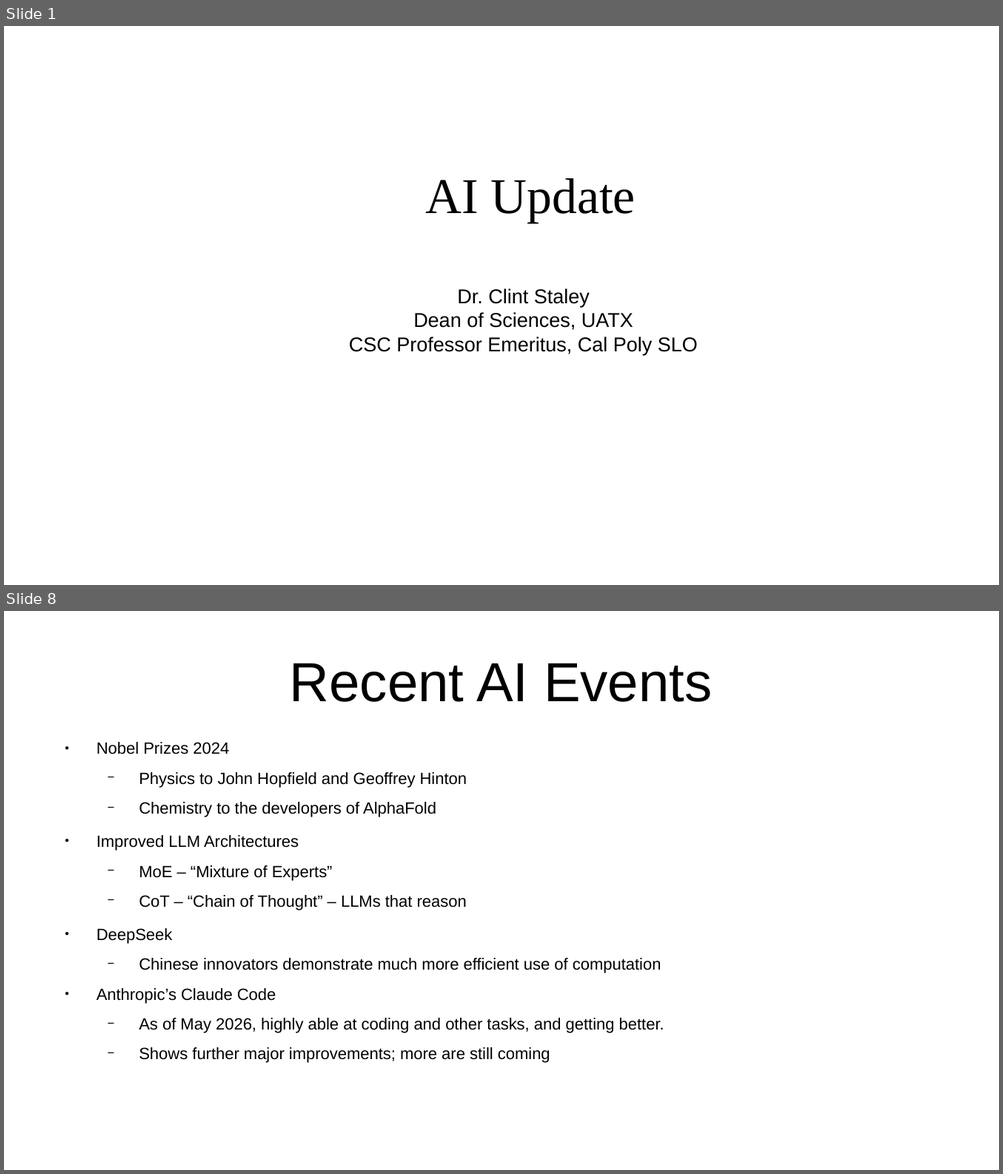
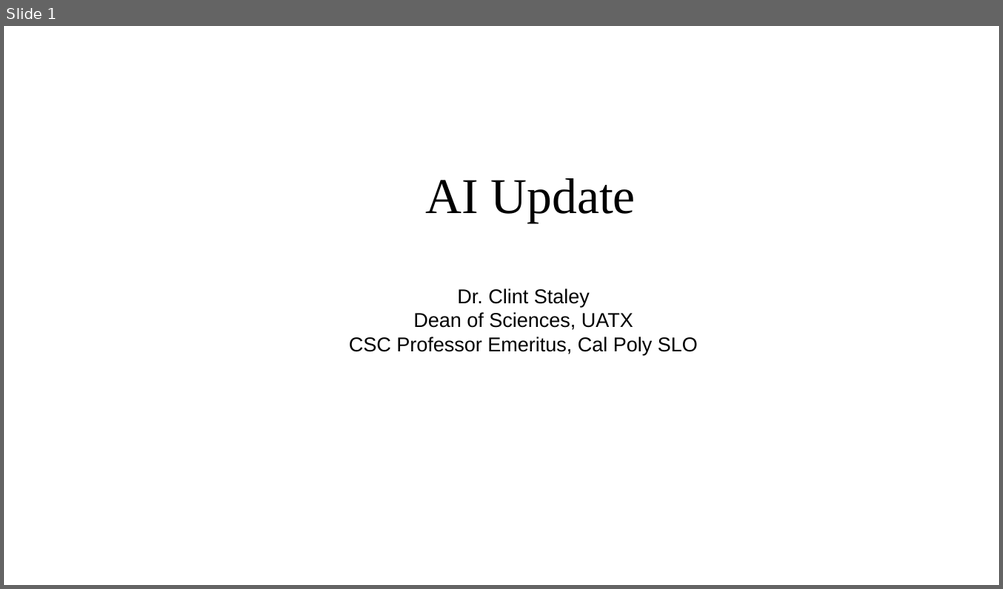
Before and after one commit to ClintStaley/AITalks, a slide deck: UATX/AIUpdate26.pptx. Shown one above the other, each under a label of ours: slides 1 and 8 before the commit, slide 1 after it; the slides between them are not shown. The pictures are 1003x1174 and 1003x589 pixels, drawn with LibreOffice and Linux fonts; fonts in the diff are those of the drawing. Boxes give left, top, right and bottom in pixels: in the first picture for what was removed or moved away, otherwise in the second. Text is boxed around its words. In the diff, an @@ line names an element or a change of style, - is before the commit and + after.

```diff
--- a/UATX/AIUpdate26.pptx
+++ b/UATX/AIUpdate26.pptx
@@ slide 8 removed at bbox=[4, 611, 999, 1170], background #FFFFFF @@
@@ text removed at bbox=[290, 663, 712, 702] @@
-Recent AI Events
@@ text removed at bbox=[96, 742, 664, 1063] @@
-● Nobel Prizes 2024
-  − Physics to John Hopfield and Geoffrey Hinton
-  − Chemistry to the developers of AlphaFold
-● Improved LLM Architectures
-  − MoE – “Mixture of Experts”
-  − CoT – “Chain of Thought” – LLMs that reason
-● DeepSeek
-  − Chinese innovators demonstrate much more efficient use of computation
-● Anthropic’s Claude Code
-  − As of May 2026, highly able at coding and other tasks, and getting better.
-  − Shows further major improvements; more are still coming
```
Also in this commit, not shown: 1 slide changed, 7 slides added, 11 other slides removed.
